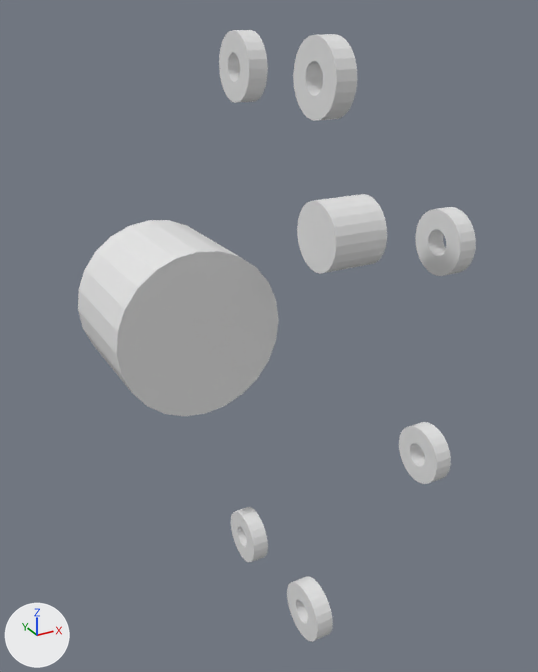
What one commit did to the OBJ model assets/elexhub/provisional/meshes/tool__steel.obj.
One viewpoint serves both versions: a 50 mm camera at (-0.0246, -0.0693, 0.0272) aimed at (0.0066, -0.0126, -0.0011). The lights are fixed; the arrows at lower left show +X, +Y and +Z. The older version comes first. Where no turn or scale is listed for an object, it has been applied to the vertices.

The first picture shows 'tool__steel'.
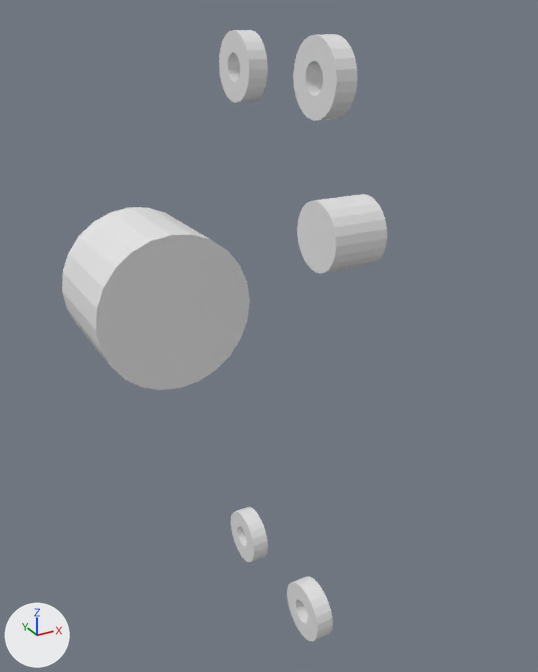
The newer file is also turned or shifted as a whole; pictures and numbers use the older file's frame.

The change, as a list of edits to the scene's bpy script:
```text
Change me_tool__steel:
    used by ob_tool__steel; location = (0.0, 0.0, 0.0)
    remove me_tool__steel.from_pydata(...)  # 676 vertices, 1344 faces; spans x -0.008..0.0168, y -0.0277..0.0, z -0.0257..0.0257
    add me_tool__steel.from_pydata(...)  # 484 vertices, 960 faces; spans x -0.008..0.0125, y -0.0277..0.006, z -0.0257..0.0257
    me_tool__steel part 1: the loose piece of 50 vertices spanning x -0.008..0.008, y -0.012..0.0, z -0.008..0.008 is moved by (0.0, 0.006, 0.0)
    me_tool__steel part 2: the loose piece of 96 vertices spanning x 0.0152..0.0168, y -0.0277..-0.0223, z -0.0127..-0.0073 is deleted
    me_tool__steel part 3: the loose piece of 96 vertices spanning x 0.0152..0.0168, y -0.0277..-0.0223, z 0.0073..0.0127 is deleted
```

Changed parts and their boxes (x1, y1, x2, y2) in the pictures (538 x 672 px; the box of a moved part takes in the faces that stretch with it):
'tool__steel', reshaped (18% narrower)
    before: (78, 30, 476, 642)
    after: (62, 30, 387, 642)
part 1 of me_tool__steel, moved or reshaped
    before: (78, 220, 279, 416)
    after: (62, 207, 250, 390)
part 2 of me_tool__steel, deleted
    before: (399, 422, 451, 484)
part 3 of me_tool__steel, deleted
    before: (416, 207, 476, 276)
